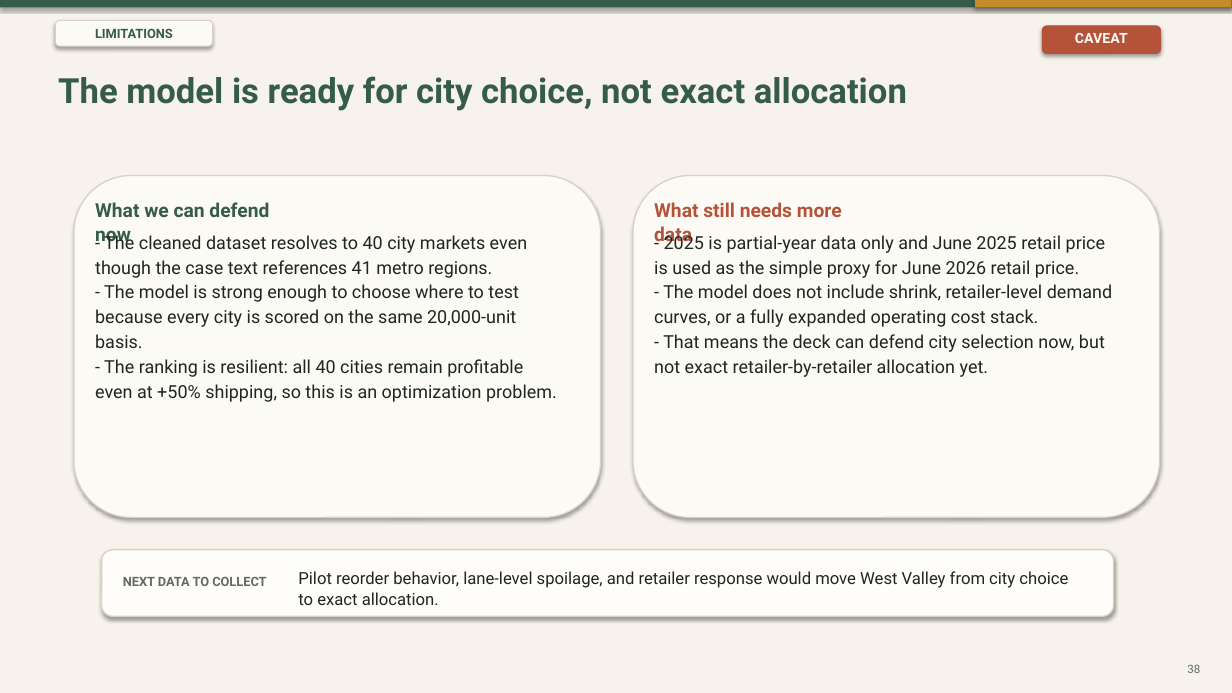
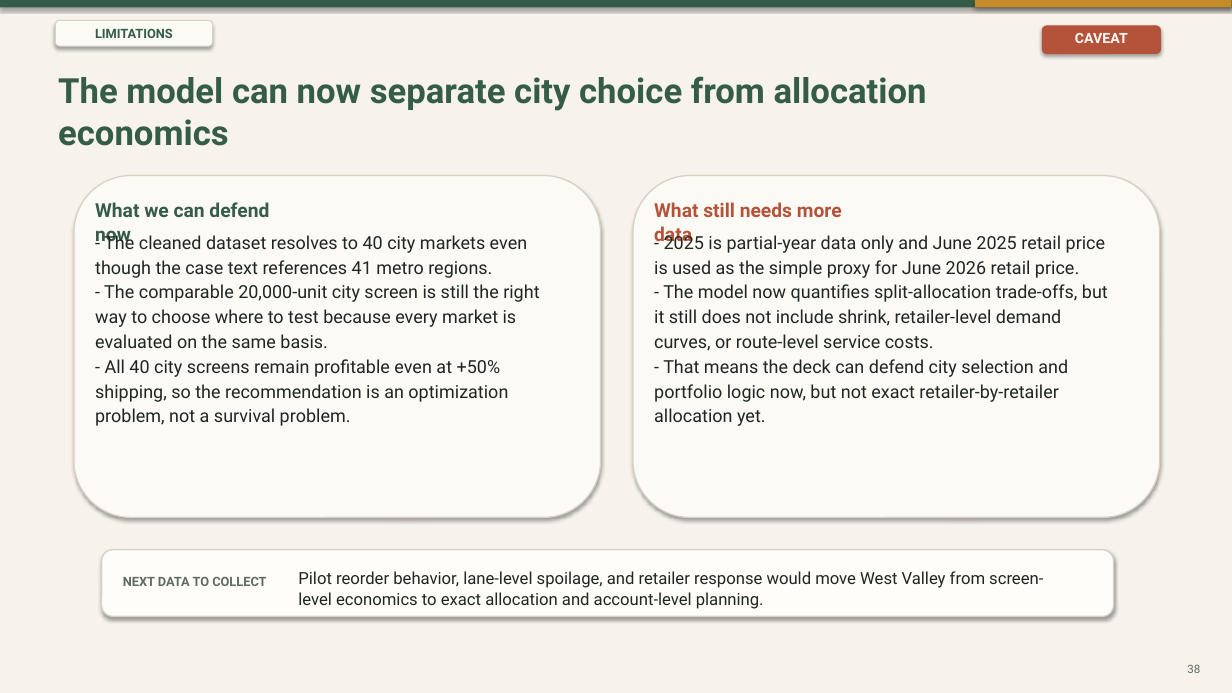
Before and after one commit to Knightery/IMA2026, a slide deck: slide 38 of slides/case-deck.pptx. Drawn at 1232x693 pixels with LibreOffice and Linux fonts; fonts in the diff are those of the drawing. Boxes give left, top, right and bottom in pixels: in the first picture for what was removed or moved away, otherwise in the second. Text is boxed around its words. In the diff, an @@ line names an element or a change of style, - is before the commit and + after.

Commit message:
Upgrade deck with management accounting analysis

```diff
--- a/slides/case-deck.pptx
+++ b/slides/case-deck.pptx
@@ text at (58, 76, 927, 146): text changed @@
-The model is ready for city choice, not exact allocation
+The model can now separate city choice from allocation economics
@@ text at (95, 284, 539, 426): text changed @@
-- The model is strong enough to choose where to test because every city is scored on the same 20,000-unit basis.
-- The ranking is resilient: all 40 cities remain profitable even at +50% shipping, so this is an optimization problem.
+- The comparable 20,000-unit city screen is still the right way to choose where to test because every market is evaluated on the same basis.
+- All 40 city screens remain profitable even at +50% shipping, so the recommendation is an optimization problem, not a survival problem.
@@ text at (654, 284, 1108, 426): text changed @@
-- The model does not include shrink, retailer-level demand curves, or a fully expanded operating cost stack.
-- That means the deck can defend city selection now, but not exact retailer-by-retailer allocation yet.
+- The model now quantifies split-allocation trade-offs, but it still does not include shrink, retailer-level demand curves, or route-level service costs.
+- That means the deck can defend city selection and portfolio logic now, but not exact retailer-by-retailer allocation yet.
@@ text at (298, 571, 1043, 609): text changed @@
-Pilot reorder behavior, lane-level spoilage, and retailer response would move West Valley from city choice to exact allocation.
+Pilot reorder behavior, lane-level spoilage, and retailer response would move West Valley from screen-level economics to exact allocation and account-level planning.
```
Also in this commit, not shown: 4 other slides changed, 5 slides added, 5 slides removed, 8 other files.
